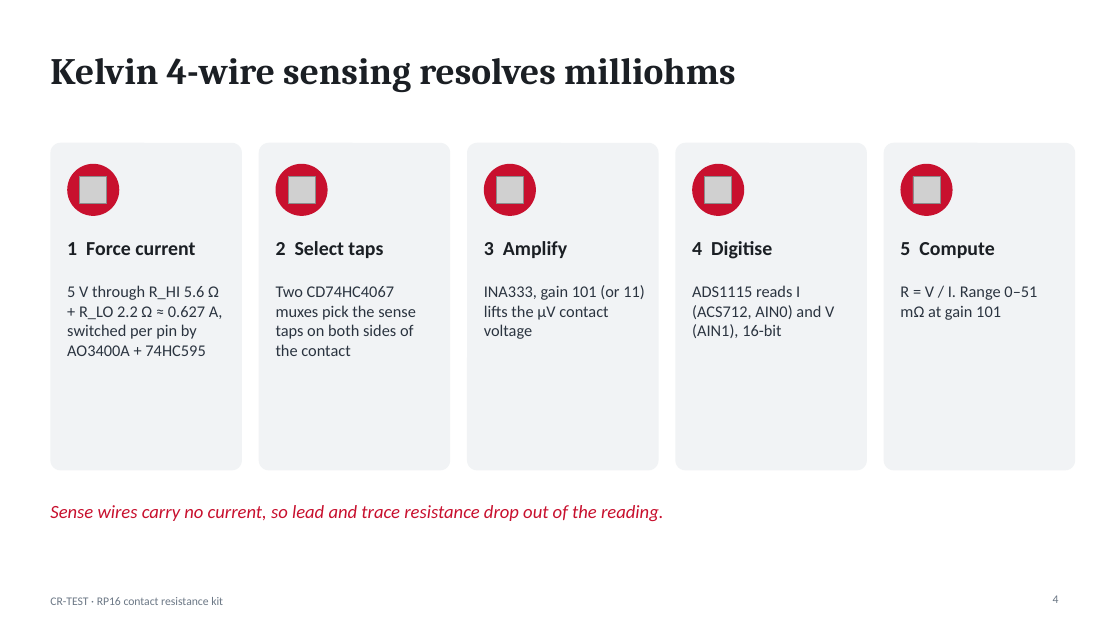
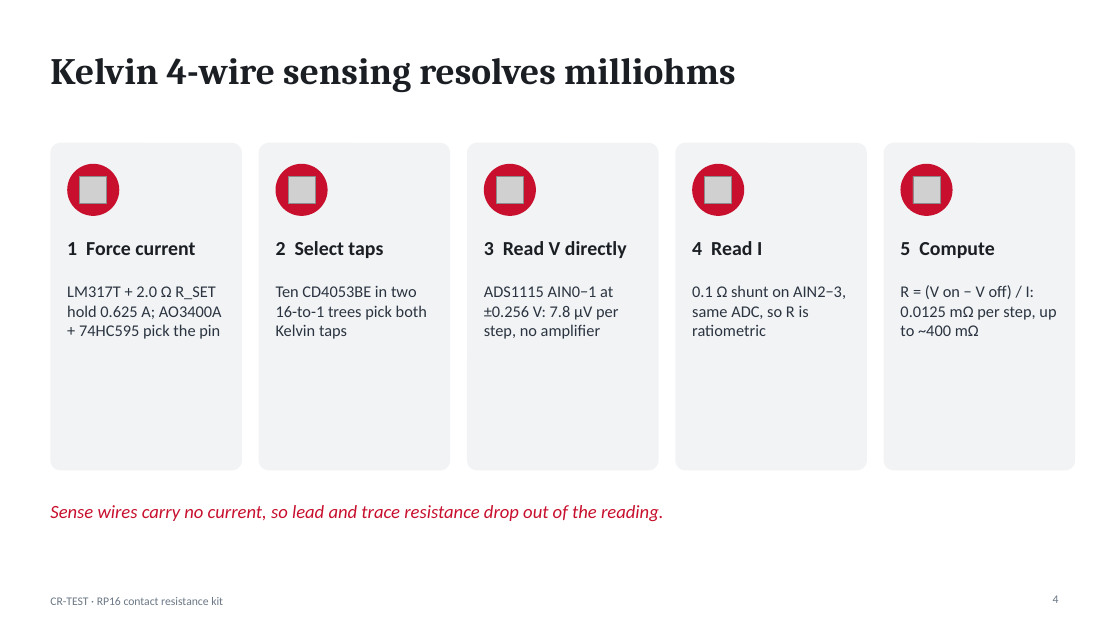
Before and after one commit to dophuthinh2010-crypto/kit-contact-resistance-16pin, a slide deck: slide 4 of docs/CR-TEST_presentation.pptx. Drawn at 1120x630 pixels with LibreOffice and Linux fonts; fonts in the diff are those of the drawing; grey boxes stand for pictures. Boxes give left, top, right and bottom in pixels: in the first picture for what was removed or moved away, otherwise in the second. Text is boxed around its words. In the diff, an @@ line names an element or a change of style, - is before the commit and + after.

```diff
--- a/docs/CR-TEST_presentation.pptx
+++ b/docs/CR-TEST_presentation.pptx
@@ text at [484, 241, 627, 258]: text changed @@
-3 Amplify
+3 Read V directly
@@ text at [692, 241, 762, 255]: text changed @@
-4 Digitise
+4 Read I
@@ text at [67, 286, 222, 339]: text changed @@
-5 V through R_HI 5.6 Ω + R_LO 2.2 Ω ≈ 0.627 A, switched per pin by AO3400A + 74HC595
+LM317T + 2.0 Ω R_SET hold 0.625 A; AO3400A + 74HC595 pick the pin
@@ text at [276, 286, 427, 339]: text changed @@
-Two CD74HC4067 muxes pick the sense taps on both sides of the contact
+Ten CD4053BE in two 16-to-1 trees pick both Kelvin taps
@@ text at [484, 286, 618, 339]: text changed @@
-INA333, gain 101 (or 11) lifts the µV contact voltage
+ADS1115 AIN0−1 at ±0.256 V: 7.8 µV per step, no amplifier
@@ text at [692, 285, 846, 336]: text changed @@
-ADS1115 reads I (ACS712, AIN0) and V (AIN1), 16-bit
+0.1 Ω shunt on AIN2−3, same ADC, so R is ratiometric
@@ text at [900, 285, 1056, 336]: text changed @@
-R = V / I. Range 0–51 mΩ at gain 101
+R = (V on − V off) / I: 0.0125 mΩ per step, up to ~400 mΩ
```
Also in this commit, not shown: 8 other slides changed, 39 other files.
